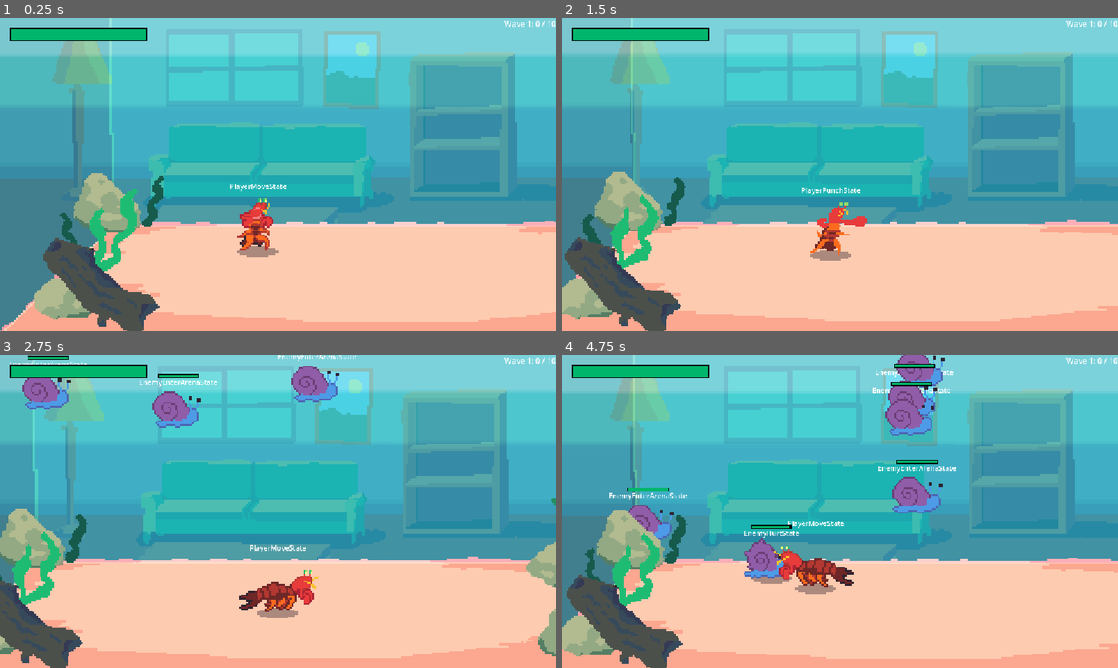
Above: before the commit, frames 1-4 (two rows, left to right).
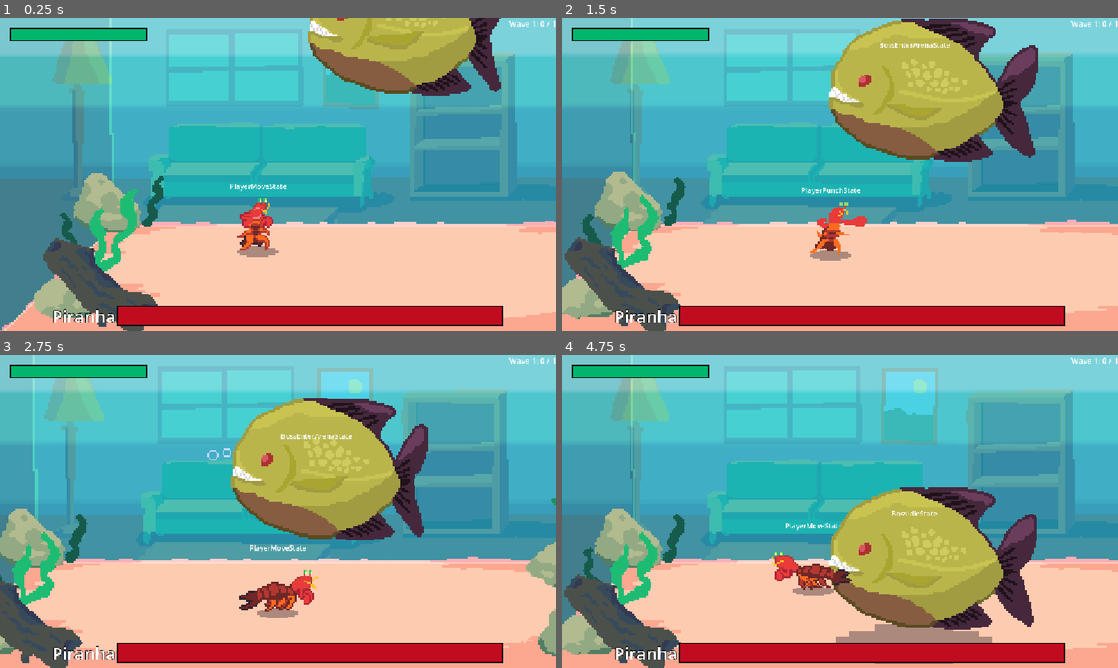
Above: after the commit, the same moments.

Repository: zhang-edward/shrimp-beat-em-up
Game: Godot game, scene res://scenes/Game.tscn
Two runs of this game, one before a commit and one after it. Both use one fixed random seed, a clock stepped at 60 frames per second and the inputs below.
Inputs:
- Up to frame 1 (0.25 s): no input
- Up to frame 2 (1.5 s): hold Right (move_right) 0.53-1.28 s; tap F (attack) at 0.6, 1.35 s; tap Space (jump) at 0.77 s; hold Down (move_down) from 1.28 s (still down)
- Up to frame 3 (2.75 s): tap Space (jump) at 1.52 s; release Down (move_down) at 2.03 s; hold Right (move_right) from 2.03 s (still down); tap F (attack) at 2.1 s
- Up to frame 4 (4.75 s): release Right (move_right) at 2.78 s; hold Up (move_up) 2.78-3.53 s; tap F (attack) at 2.85, 3.6, 4.35 s; tap Space (jump) at 3.02, 3.77, 4.52 s; hold Left (move_left) from 3.53 s (still down)

The runs differ from the first frame. In frame 1, 12% of the frame differs, in the area x 9-100%, y 0-99%; in frame 2, 18%; in frame 3, 20%; in frame 4, 26%, in the area x 0-100%, y 0-100%.

Commit message:
implemented some boss behaviors

Diff:
--- /dev/null
+++ b/prefab/BossHealth.tscn
@@ -0,0 +1,32 @@
+[gd_scene format=3 uid="uid://efld58y74mpo"]
+
+[ext_resource type="StyleBox" uid="uid://tu5xpycc3rfh" path="res://prefab/styles/healthbar_bg.tres" id="1_3dyqe"]
+[ext_resource type="Script" uid="uid://d151qbuj1jdw4" path="res://scripts/BossHealth.gd" id="1_5bdu6"]
+[ext_resource type="StyleBox" uid="uid://w3irfpd1t67f" path="res://prefab/styles/boss_healthbar_fill.tres" id="2_5bdu6"]
+
+[node name="BossHealth" type="HBoxContainer" unique_id=1458634735]
+anchors_preset = 12
+anchor_top = 1.0
+anchor_right = 1.0
+anchor_bottom = 1.0
+offset_top = -61.0
+grow_horizontal = 2
+grow_vertical = 0
+alignment = 1
+script = ExtResource("1_5bdu6")
+
+[node name="Label" type="Label" parent="." unique_id=1321867342]
+layout_mode = 2
+theme_override_constants/outline_size = 5
+theme_override_font_sizes/font_size = 35
+text = "Test: "
+
+[node name="Healthbar" type="ProgressBar" parent="." unique_id=192537846]
+custom_minimum_size = Vector2(800, 40)
+layout_mode = 2
+size_flags_vertical = 4
+theme_override_styles/background = ExtResource("1_3dyqe")
+theme_override_styles/fill = ExtResource("2_5bdu6")
+step = 1.0
+value = 100.0
+show_percentage = false
--- a/prefab/PiranhaBoss.tscn
+++ b/prefab/PiranhaBoss.tscn
@@ -3,9 +3,14 @@
 [ext_resource type="Script" uid="uid://dmm7whpqlpjs1" path="res://scripts/PiranhaBoss.gd" id="1_xgwx1"]
 [ext_resource type="Texture2D" uid="uid://cnqm0bvvya4c6" path="res://sprites/boss/piranha_boss-sheet.png" id="2_8idci"]
 [ext_resource type="Script" uid="uid://bge0hmqmafyrt" path="res://scripts/fsm/StateMachine.gd" id="3_a8i8s"]
+[ext_resource type="Script" uid="uid://csf7xaemitdcb" path="res://scripts/Hurtbox.gd" id="4_cb02v"]
 [ext_resource type="Script" uid="uid://chkdvk8nuu7nk" path="res://scripts/boss_states/BossEnterArenaState.gd" id="4_n2l5s"]
 [ext_resource type="Texture2D" uid="uid://dn5gt0a1iuba6" path="res://sprites/shadow.png" id="5_ub87s"]
 [ext_resource type="Script" uid="uid://do8t1vj4ygsrh" path="res://scripts/fsm/DebugStateMachineLabel.gd" id="6_ughef"]
+[ext_resource type="Script" uid="uid://ch5ygeswvdqff" path="res://scripts/boss_states/BossHurtState.gd" id="7_8yf57"]
+[ext_resource type="Script" uid="uid://bvpg6c151aje0" path="res://scripts/boss_states/BossIdleState.gd" id="8_bd71w"]
+[ext_resource type="Script" uid="uid://dj0glhdiyexe0" path="res://scripts/boss_states/BossBiteState.gd" id="9_wowj3"]
+[ext_resource type="PackedScene" uid="uid://y3mvpybu4glb" path="res://prefab/Hitbox.tscn" id="10_ghgbw"]
 
 [sub_resource type="AtlasTexture" id="AtlasTexture_a8i8s"]
 atlas = ExtResource("2_8idci")
@@ -91,7 +96,7 @@
 "duration": 1.0,
 "texture": SubResource("AtlasTexture_ub87s")
 }, {
-"duration": 1.0,
+"duration": 2.0,
 "texture": SubResource("AtlasTexture_ughef")
 }, {
 "duration": 1.0,
@@ -156,11 +161,16 @@
 "speed": 10.0
 }]
 
+[sub_resource type="CapsuleShape2D" id="CapsuleShape2D_qa2gp"]
+radius = 39.0
+height = 78.0
+
 [sub_resource type="CircleShape2D" id="CircleShape2D_ub87s"]
 radius = 14.035668
 
-[node name="PiranhaBoss" type="CharacterBody2D" unique_id=1799854651]
+[node name="PiranhaBoss" type="CharacterBody2D" unique_id=1799854651 node_paths=PackedStringArray("hurt_state")]
 script = ExtResource("1_xgwx1")
+hurt_state = NodePath("StateMachine/BossHurtState")
 
 [node name="Shadow" type="Sprite2D" parent="." unique_id=206225726]
 modulate = Color(1, 1, 1, 0.39215687)
@@ -171,15 +181,40 @@
 [node name="AnimatedSprite2D" type="AnimatedSprite2D" parent="." unique_id=1129622105]
 scale = Vector2(4, 4)
 sprite_frames = SubResource("SpriteFrames_xgwx1")
-animation = &"idle"
+animation = &"bite"
 autoplay = "idle"
+
+[node name="HurtBox" type="Area2D" parent="AnimatedSprite2D" unique_id=525148697 node_paths=PackedStringArray("parent")]
+collision_layer = 4
+collision_mask = 4
+script = ExtResource("4_cb02v")
+parent = NodePath("../..")
+
+[node name="CollisionShape2D" type="CollisionShape2D" parent="AnimatedSprite2D/HurtBox" unique_id=553533506]
+position = Vector2(-3.75, 2)
+shape = SubResource("CapsuleShape2D_qa2gp")
+debug_color = Color(0.7967164, 0.42138872, 0.12490418, 0.41960785)
 
 [node name="StateMachine" type="Node" parent="." unique_id=314033685]
 script = ExtResource("3_a8i8s")
 initial_state = NodePath("BossEnterArenaState")
 
-[node name="BossEnterArenaState" type="Node" parent="StateMachine" unique_id=638515764]
+[node name="BossEnterArenaState" type="Node" parent="StateMachine" unique_id=638515764 node_paths=PackedStringArray("next_state")]
 script = ExtResource("4_n2l5s")
+next_state = NodePath("../BossIdleState")
+
+[node name="BossHurtState" type="Node" parent="StateMachine" unique_id=413514736 node_paths=PackedStringArray("idle_state")]
+script = ExtResource("7_8yf57")
+idle_state = NodePath("../BossIdleState")
+
+[node name="BossIdleState" type="Node" parent="StateMachine" unique_id=63631773 node_paths=PackedStringArray("bite_state")]
+script = ExtResource("8_bd71w")
+bite_state = NodePath("../BossBiteState")
+
+[node name="BossBiteState" type="Node" parent="StateMachine" unique_id=1907058246 node_paths=PackedStringArray("idle_state")]
+script = ExtResource("9_wowj3")
+idle_state = NodePath("../BossIdleState")
+hitbox_scene = ExtResource("10_ghgbw")
 
 [node name="DebugStateMachineLabel" type="Label" parent="." unique_id=303831490 node_paths=PackedStringArray("state_machine")]
 anchors_preset = 5
--- /dev/null
+++ b/prefab/styles/boss_healthbar_fill.tres
@@ -0,0 +1,9 @@
+[gd_resource type="StyleBoxFlat" format=3 uid="uid://w3irfpd1t67f"]
+
+[resource]
+bg_color = Color(0.757375, 0.045982003, 0.12392505, 1)
+border_width_left = 2
+border_width_top = 2
+border_width_right = 2
+border_width_bottom = 2
+border_color = Color(0, 0, 0, 1)
--- a/resources/enemies/Snail.tres
+++ b/resources/enemies/Snail.tres
@@ -6,5 +6,5 @@
 [resource]
 script = ExtResource("1_0kp78")
 sprite_frames = ExtResource("2_0kp78")
-max_health = 200
+max_health = 50
 metadata/_custom_type_script = "uid://nudvt7fmanuk"
--- a/resources/levels/level1_wave1.tres
+++ b/resources/levels/level1_wave1.tres
@@ -7,4 +7,5 @@
 [resource]
 script = ExtResource("2_4f3qp")
 enemy_configs = Array[ExtResource("1_mpng1")]([ExtResource("2_32et7")])
+num_enemies_to_defeat = 1
 metadata/_custom_type_script = "uid://d3l5nsti7vk1p"
--- a/scenes/Game.tscn
+++ b/scenes/Game.tscn
@@ -9,6 +9,7 @@
 [ext_resource type="PackedScene" uid="uid://s4vk1a005tvq" path="res://prefab/Enemy.tscn" id="4_78awf"]
 [ext_resource type="Texture2D" uid="uid://b6a6t3gkcmgxs" path="res://sprites/bg_sm.png" id="4_400sg"]
 [ext_resource type="Texture2D" uid="uid://8kdlujo1djqy" path="res://sprites/bg_sm_living_room.png" id="4_g4kob"]
+[ext_resource type="PackedScene" uid="uid://efld58y74mpo" path="res://prefab/BossHealth.tscn" id="5_kyk2p"]
 [ext_resource type="Texture2D" uid="uid://bhwt635b0jwv1" path="res://sprites/props/log1.png" id="8_2rd6h"]
 [ext_resource type="Texture2D" uid="uid://br5cp6d53s4vv" path="res://sprites/props/rock1.png" id="9_3xj3m"]
 [ext_resource type="Texture2D" uid="uid://dk704xgij5d80" path="res://sprites/props/seaweed_3.png" id="9_r7sob"]
@@ -122,6 +123,9 @@
 enemies_folder = NodePath("../Entities/Enemies")
 
 [node name="CanvasLayer" type="CanvasLayer" parent="." unique_id=1452419952]
+
+[node name="BossHealth" parent="CanvasLayer" unique_id=1458634735 instance=ExtResource("5_kyk2p")]
+visible = false
 
 [node name="Healthbar" type="ProgressBar" parent="CanvasLayer" unique_id=1146778923]
 offset_left = 20.0
--- a/scripts/Boss.gd
+++ b/scripts/Boss.gd
@@ -1,11 +1,17 @@
 class_name Boss
 extends CharacterBody2D
 
+@export var hurt_state: BossHurtState
+@onready var game = get_node("/root/Game") as Game
 @onready var shadow: Sprite2D = $Shadow
 @onready var sprite: AnimatedSprite2D = $AnimatedSprite2D
 @onready var ground_collider: CollisionShape2D = $CollisionShape2D
+@onready var state_machine: StateMachine = $StateMachine as StateMachine
 
 var absolute_velocity := Vector2.ZERO
+var boss_name: String
+var max_health: int
+var is_dead := false
 
 func _ready():
 	sprite.play("idle")
@@ -14,3 +20,19 @@
 func _physics_process(delta: float) -> void:
 	velocity = IsometryUtils.scale_velocity(absolute_velocity)
 	move_and_slide()
+
+func has_super_armor():
+	return state_machine.state is BossEnterArenaState
+
+func take_hit(hit: HitConfig, source: Node2D) -> void:
+	if is_dead or has_super_armor():
+		return
+	var boss_health = game.boss_health as BossHealth
+	boss_health.take_damage(hit.damage)
+	var dir := Vector2(signf(position.x - source.position.x), 0.0)
+	if dir.x == 0.0: # Directly on top of us; shove them the way the attacker faces
+		dir.x = -1.0 if source.sprite.flip_h else 1.0
+	state_machine.transition_to(hurt_state, {})
+
+func get_sprite_size():
+	return sprite.sprite_frames.get_frame_texture("idle", 0).get_size() * sprite.scale
--- /dev/null
+++ b/scripts/BossHealth.gd
@@ -0,0 +1,13 @@
+class_name BossHealth
+extends HBoxContainer
+
+@onready var label = $Label as Label
+@onready var healthbar = $Healthbar as ProgressBar
+
+func configure_from_boss(boss: Boss):
+	label.text = boss.boss_name
+	healthbar.max_value = boss.max_health
+	healthbar.value = healthbar.max_value
+
+func take_damage(damage: int):
+	healthbar.value -= damage
--- a/scripts/Game.gd
+++ b/scripts/Game.gd
@@ -2,6 +2,7 @@
 extends Node2D
 
 @onready var enemy_spawner = %EnemySpawner as EnemySpawner
+@onready var boss_health = $CanvasLayer/BossHealth as BossHealth
 @export var enemies_folder: Node
 @onready var wave_stats_label = $CanvasLayer/WaveStats as Label
 
@@ -9,10 +10,10 @@
 
 # Called when the node enters the scene tree for the first time.
 func _ready() -> void:
-	load_next_wave()
 	update_wave_stats()
 	var screen_size = get_viewport().size
 	BOSS_SPAWN_LOCATION = Vector2(screen_size.x / 2 - 100, -screen_size.y / 2 - 100)
+	load_level_boss()
 
 func update_wave_stats():
 	var curr_wave_config = GameVariables.get_curr_wave_config() as WaveSpawnConfig
@@ -32,6 +33,8 @@
 	var level_config = GameVariables.get_curr_level_config()
 	var boss = level_config.boss_scene.instantiate() as Boss
 	enemies_folder.add_child(boss)
+	boss_health.configure_from_boss(boss)
+	boss_health.show()
 	boss.global_position = BOSS_SPAWN_LOCATION
 
 func load_next_wave():
--- a/scripts/Hitbox.gd
+++ b/scripts/Hitbox.gd
@@ -1,7 +1,7 @@
 class_name Hitbox
 extends Area2D
 
-enum CollideableTypes {Player, Enemy}
+enum CollideableTypes {Player, Enemy, Boss}
 
 var _life_timer := 0.5;
 # Dictionary used as hash set, with dummy values (true) for each key
@@ -35,15 +35,16 @@
 
 	if body is Hurtbox:
 		var hurtbox = body as Hurtbox
+		var is_hitting_boss = hurtbox.parent is Boss
 		# Attack out of range (not on the same horizontal axis)
-		if _source.position.y - body.parent.position.y > IsometryUtils.Y_AXIS_HIT_RANGE:
+		if !is_hitting_boss and (_source.position.y - body.parent.position.y > IsometryUtils.Y_AXIS_HIT_RANGE):
 			return
 		if hurtbox.parent is Player and _collide_with == CollideableTypes.Player:
 			var player = hurtbox.parent as Player
 			player.damage(_hit.damage)
 			Hitstop.freeze([_source, player], _hit.hitstop)
-		elif hurtbox.parent is Enemy and _collide_with == CollideableTypes.Enemy:
-			var enemy = hurtbox.parent as Enemy
+		elif (hurtbox.parent is Enemy or is_hitting_boss) and _collide_with == CollideableTypes.Enemy:
+			var enemy = hurtbox.parent
 			enemy.take_hit(_hit, _source)
 			spawn_effect(lerp(global_position, enemy.position, 0.5))
 			Hitstop.freeze([_source, enemy], _hit.hitstop)
--- a/scripts/PiranhaBoss.gd
+++ b/scripts/PiranhaBoss.gd
@@ -1,2 +1,9 @@
 class_name PiranhaBoss
 extends Boss
+
+func _ready():
+	boss_name = "Piranha"
+	max_health = 500
+
+func has_super_armor():
+	return super.has_super_armor() or state_machine.state is BossBiteState
--- /dev/null
+++ b/scripts/boss_states/BossBiteState.gd
@@ -0,0 +1,25 @@
+class_name BossBiteState
+extends BossState
+
+@export var idle_state: BossIdleState
+@export var hitbox_scene: PackedScene
+var hit: HitConfig = HitConfig.create(40, HitEffectRegistry.HIT_EFFECT_1)
+var hitbox: Hitbox
+
+func enter(msg := {}):
+	boss.sprite.play("bite")
+	boss.sprite.animation_finished.connect(on_anim_completed, CONNECT_ONE_SHOT)
+
+func update(_delta) -> void:
+	if boss.sprite.frame == 4 and hitbox == null:
+		hitbox = hitbox_scene.instantiate()
+		boss.add_child(hitbox)
+		var sprite_size = boss.get_sprite_size()
+		var hitbox_offset = Vector2(-sprite_size.x / 3, 0)
+		hitbox.init(hitbox_offset, Vector2(300, 300), 0.25, Hitbox.CollideableTypes.Player, boss, hit)
+
+func exit():
+	hitbox = null
+
+func on_anim_completed():
+	state_machine.transition_to(idle_state, {})
--- a/scripts/boss_states/BossEnterArenaState.gd
+++ b/scripts/boss_states/BossEnterArenaState.gd
@@ -1,7 +1,7 @@
 class_name BossEnterArenaState
 extends BossState
 
-@export var next_state: State
+@export var next_state: BossState
 var fall_speed: float
 const AUTO_FACE_PLAYER_RANGE = 200
 
@@ -10,8 +10,9 @@
 	boss.shadow.hide()
 
 func update(_delta: float) -> void:
-	boss.absolute_velocity.y = 150
+	boss.absolute_velocity.y = 200
 	if boss.global_position.y >= 125: # Top boundary of arena
 		boss.absolute_velocity.y = 0
 		boss.ground_collider.disabled = false
 		boss.shadow.show()
+		state_machine.transition_to(next_state, {})
--- /dev/null
+++ b/scripts/boss_states/BossHurtState.gd
@@ -0,0 +1,24 @@
+class_name BossHurtState
+extends BossState
+
+@export var idle_state: BossIdleState
+var hitstun_timer = 0
+
+const BASE_KNOCKBACK := 100
+const HITSTUN_SECONDS := 0.5
+
+func enter(msg := {}):
+	var dir: Vector2 = msg["dir"] if msg.has("dir") else Vector2.ZERO
+	boss.absolute_velocity = dir.normalized() * BASE_KNOCKBACK
+	hitstun_timer = HITSTUN_SECONDS
+
+func update(delta: float) -> void:
+	boss.absolute_velocity *= 0.9
+	boss.sprite.play("hurt")
+
+	hitstun_timer -= delta
+	if hitstun_timer <= 0:
+		state_machine.transition_to(idle_state, {})
+
+func exit() -> void:
+	boss.velocity = Vector2.ZERO
--- /dev/null
+++ b/scripts/boss_states/BossIdleState.gd
@@ -0,0 +1,21 @@
+class_name BossIdleState
+extends BossState
+
+@export var bite_state: BossBiteState
+
+const IDLE_TIME_SECONDS_MAX := 5.0
+const IDLE_TIME_SECONDS_MIN := 2.0
+var timer := 0.0
+
+func enter(msg := {}):
+	print("Enter idle state")
+	timer = randf_range(IDLE_TIME_SECONDS_MIN, IDLE_TIME_SECONDS_MAX)
+	print(timer)
+	boss.absolute_velocity = Vector2.ZERO
+	boss.sprite.play("idle")
+
+func update(_delta: float):
+	timer -= _delta
+	if timer <= 0.0:
+		print("Go to bite state from idle!")
+		state_machine.transition_to(bite_state, {})
Not shown, added: scripts/BossHealth.gd.uid
Not shown, added: scripts/boss_states/BossBiteState.gd.uid
Not shown, added: scripts/boss_states/BossHurtState.gd.uid
Not shown, added: scripts/boss_states/BossIdleState.gd.uid
